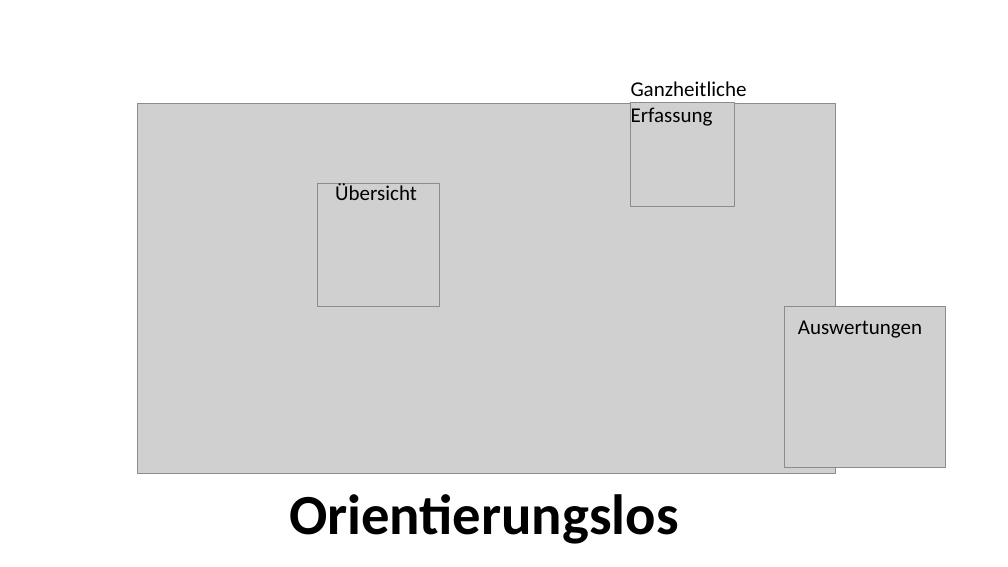
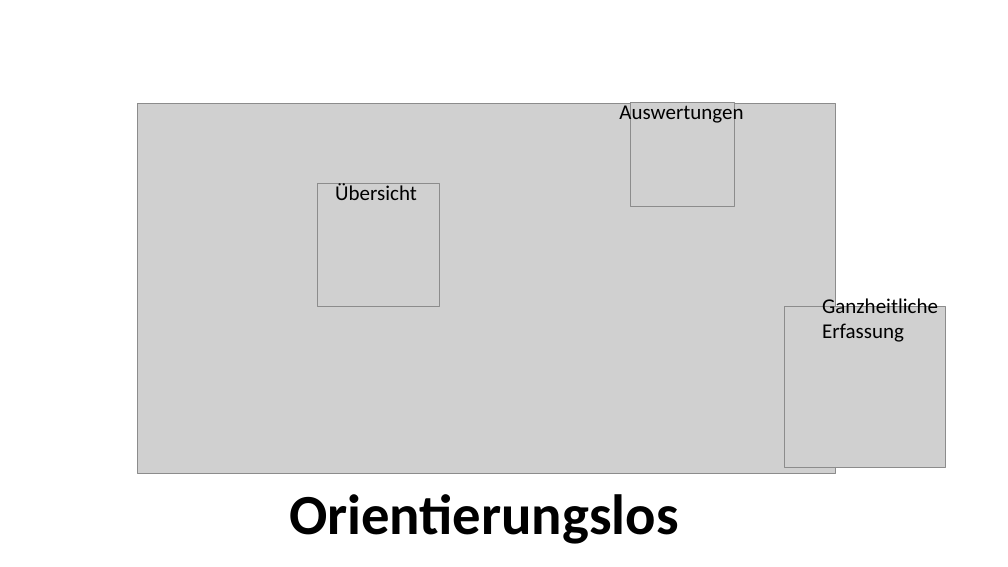
Before and after one commit to Masterarth/PM, a slide deck: slide 3 of documents/projectmanagement/Praesentationen/Abschlusspräsentation_Karsten.pptx. Drawn at 1008x567 pixels with LibreOffice and Linux fonts; fonts in the diff are those of the drawing; grey boxes stand for pictures. Boxes give left, top, right and bottom in pixels: in the first picture for what was removed or moved away, otherwise in the second. Text is boxed around its words. In the diff, an @@ line names an element or a change of style, - is before the commit and + after.

```diff
--- a/documents/projectmanagement/Praesentationen/Abschlusspräsentation_Karsten.pptx
+++ b/documents/projectmanagement/Praesentationen/Abschlusspräsentation_Karsten.pptx
@@ text "Auswertungen" rewrapped from box(798, 320, 922, 338) to box(619, 102, 743, 126) @@
@@ text "Ganzheitliche Erfassung": place and size @@
-text "Ganzheitliche Erfassung" at box(631, 81, 747, 126)
+text "Ganzheitliche Erfassung" at box(822, 295, 938, 342)
```
Also in this commit, not shown: 3 other slides changed.
